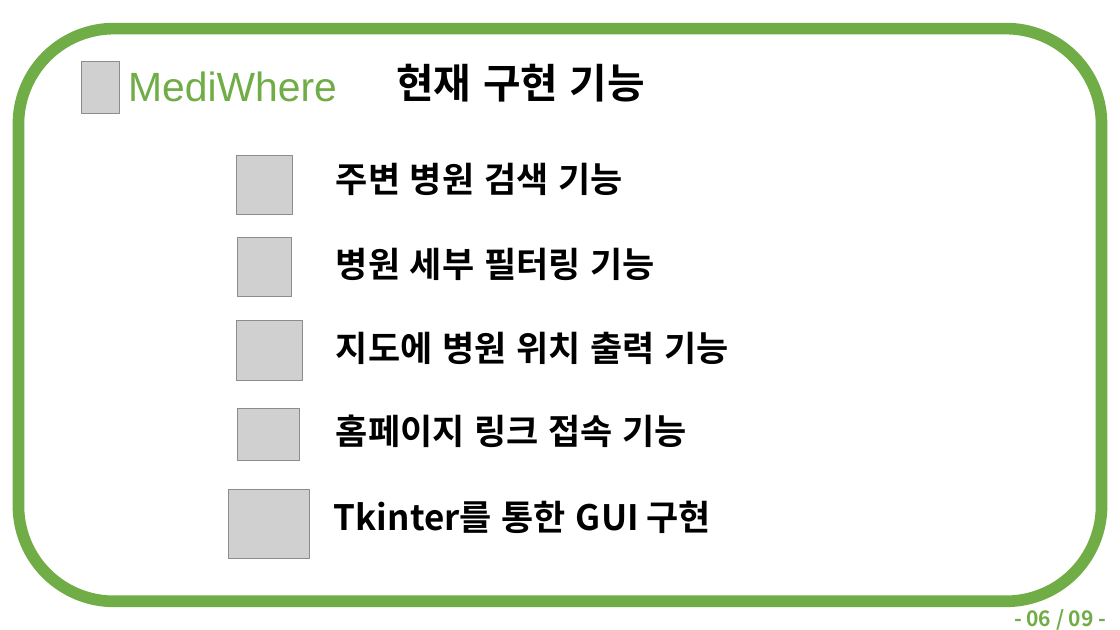
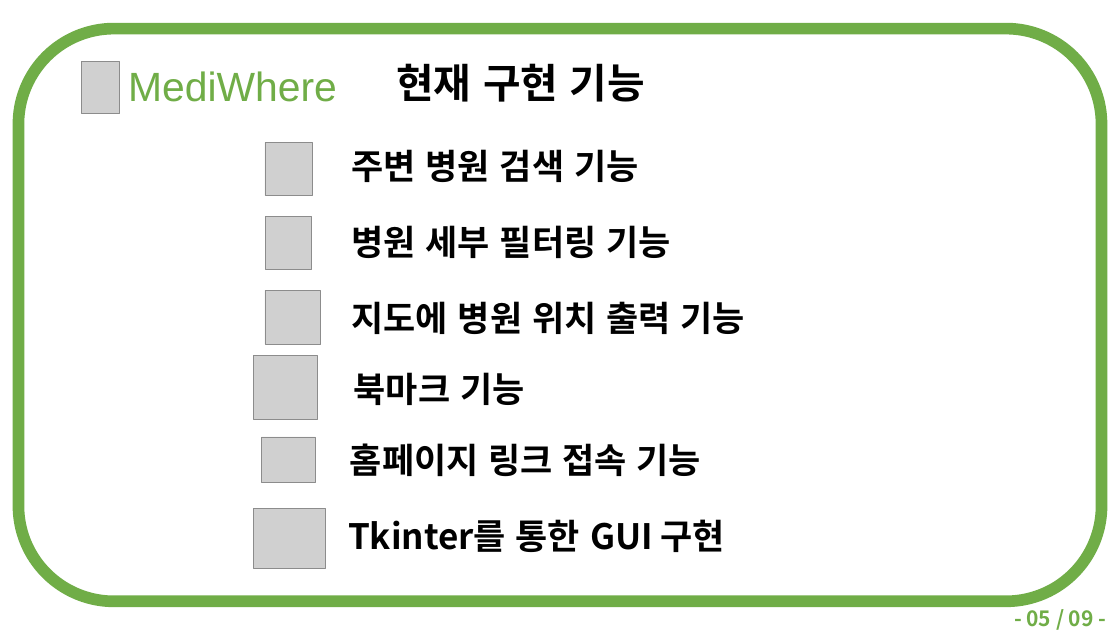
Before and after one commit to doood4/2018_OpenAPI, a slide deck: slide 5 of ppt/2016182037-스크립트언어 2차발표.pptx (slide 6 before the commit). Drawn at 1120x630 pixels with LibreOffice and Linux fonts; fonts in the diff are those of the drawing; grey boxes stand for pictures. Boxes give left, top, right and bottom in pixels: in the first picture for what was removed or moved away, otherwise in the second. Text is boxed around its words. In the diff, an @@ line names an element or a change of style, - is before the commit and + after.

```diff
--- a/ppt/2016182037-스크립트언어 2차발표.pptx
+++ b/ppt/2016182037-스크립트언어 2차발표.pptx
@@ picture resized from (x1=237, y1=155, x2=292, y2=215) to (x1=265, y1=142, x2=312, y2=195) @@
@@ text "주변 병원 검색 기능" moved from (x1=336, y1=162, x2=622, y2=195) to (x1=352, y1=149, x2=638, y2=182) @@
@@ picture resized from (x1=238, y1=238, x2=292, y2=297) to (x1=266, y1=216, x2=312, y2=269) @@
@@ text "병원 세부 필터링 기능" moved from (x1=336, y1=247, x2=654, y2=280) to (x1=352, y1=225, x2=670, y2=258) @@
@@ picture resized from (x1=237, y1=320, x2=302, y2=380) to (x1=265, y1=291, x2=320, y2=344) @@
@@ text "지도에 병원 위치 출력 기능" moved from (x1=336, y1=331, x2=729, y2=364) to (x1=352, y1=301, x2=744, y2=334) @@
@@ picture added at (x1=254, y1=355, x2=317, y2=419) @@
@@ text added at (x1=354, y1=372, x2=524, y2=405), 30 pt, text #000000, bold @@
+북마크 기능
@@ picture resized from (x1=238, y1=408, x2=299, y2=460) to (x1=262, y1=437, x2=316, y2=482) @@
@@ text "홈페이지 링크 접속 기능" moved from (x1=336, y1=414, x2=687, y2=447) to (x1=350, y1=443, x2=701, y2=476) @@
@@ picture resized from (x1=229, y1=490, x2=310, y2=558) to (x1=254, y1=508, x2=325, y2=568) @@
@@ text "Tkinter를 통한 GUI 구현" moved from (x1=334, y1=500, x2=711, y2=533) to (x1=348, y1=519, x2=725, y2=552) @@
@@ text at (x1=1027, y1=610, x2=1094, y2=627): text changed @@
-- 06 / 09 -
+- 05 / 09 -
```
Also in this commit, not shown: 5 other slides changed, 8 other files.
